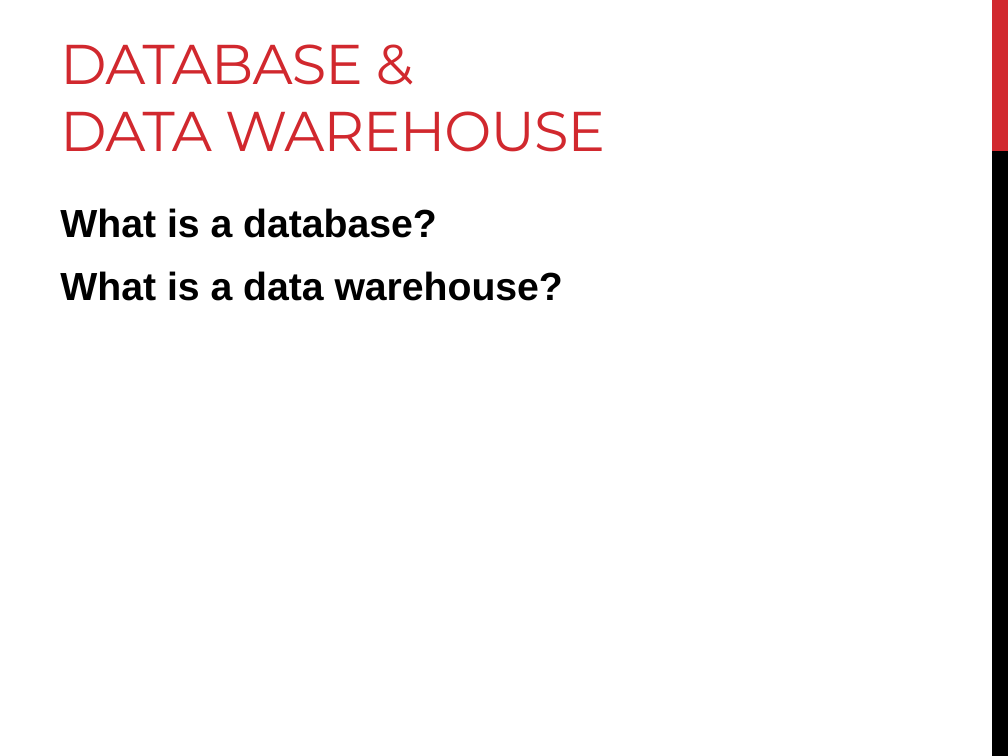
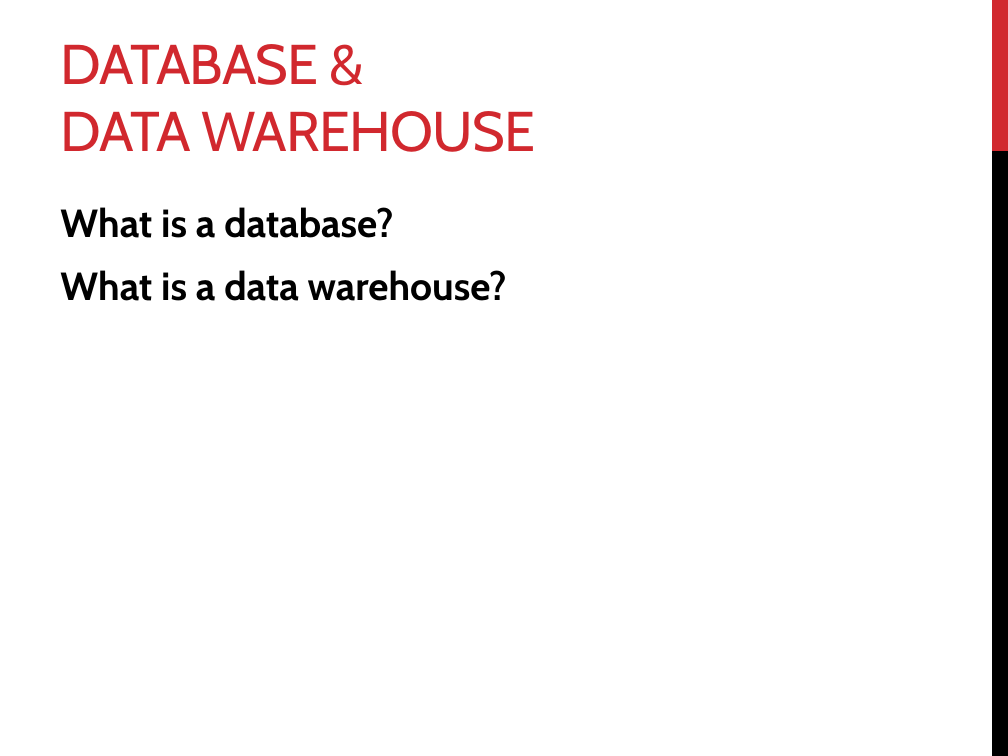
Before and after one commit to mahmoudparsian/data-warehousing-and-business-intelligence, a slide deck: slide 22 of resources/class_lectures/week_01_Introduction_to_MySQL_and_Tableau/week_01_intro_to_course_OMIS_113.pptx. Drawn at 1008x756 pixels with LibreOffice and Linux fonts; fonts in the diff are those of the drawing. Boxes give left, top, right and bottom in pixels: in the first picture for what was removed or moved away, otherwise in the second. Text is boxed around its words. In the diff, an @@ line names an element or a change of style, - is before the commit and + after.

```diff
--- a/resources/class_lectures/week_01_Introduction_to_MySQL_and_Tableau/week_01_intro_to_course_OMIS_113.pptx
+++ b/resources/class_lectures/week_01_Introduction_to_MySQL_and_Tableau/week_01_intro_to_course_OMIS_113.pptx
@@ title "DATABASE & DATA WAREHOUSE" at [60, 44, 536, 152]: font Montserrat to Cabin @@
@@ text "What is a database?" at [60, 207, 507, 301]: font Arial to Cabin @@
```
Also in this commit, not shown: 37 other slides changed, 10 other files.
